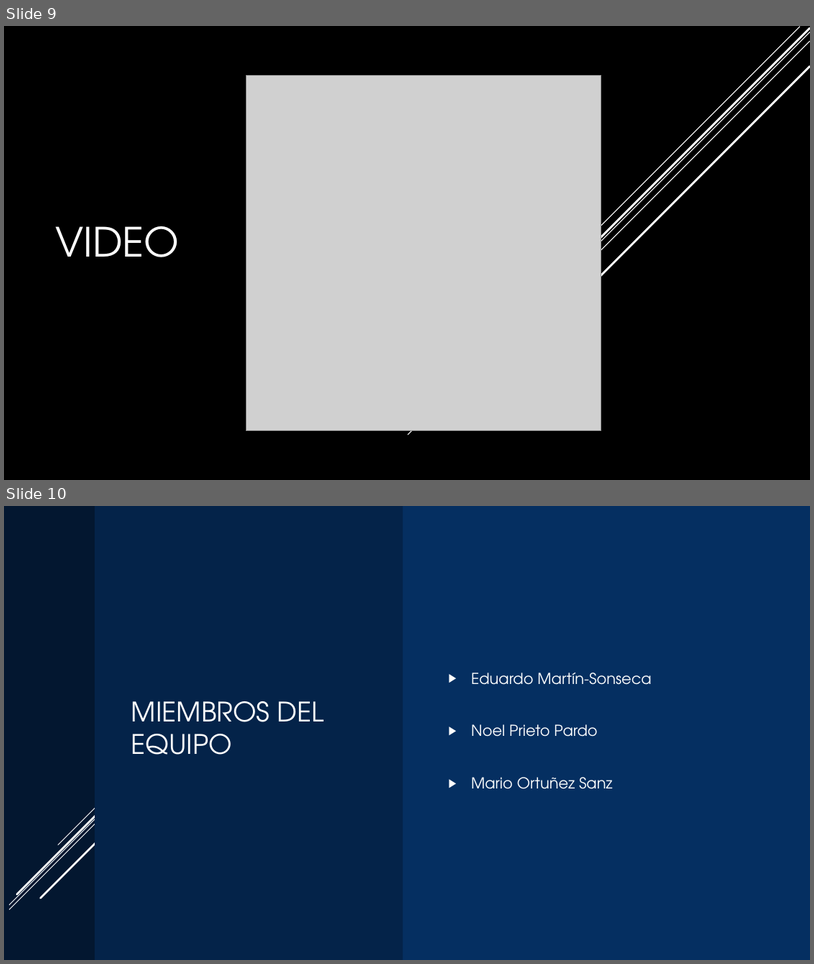
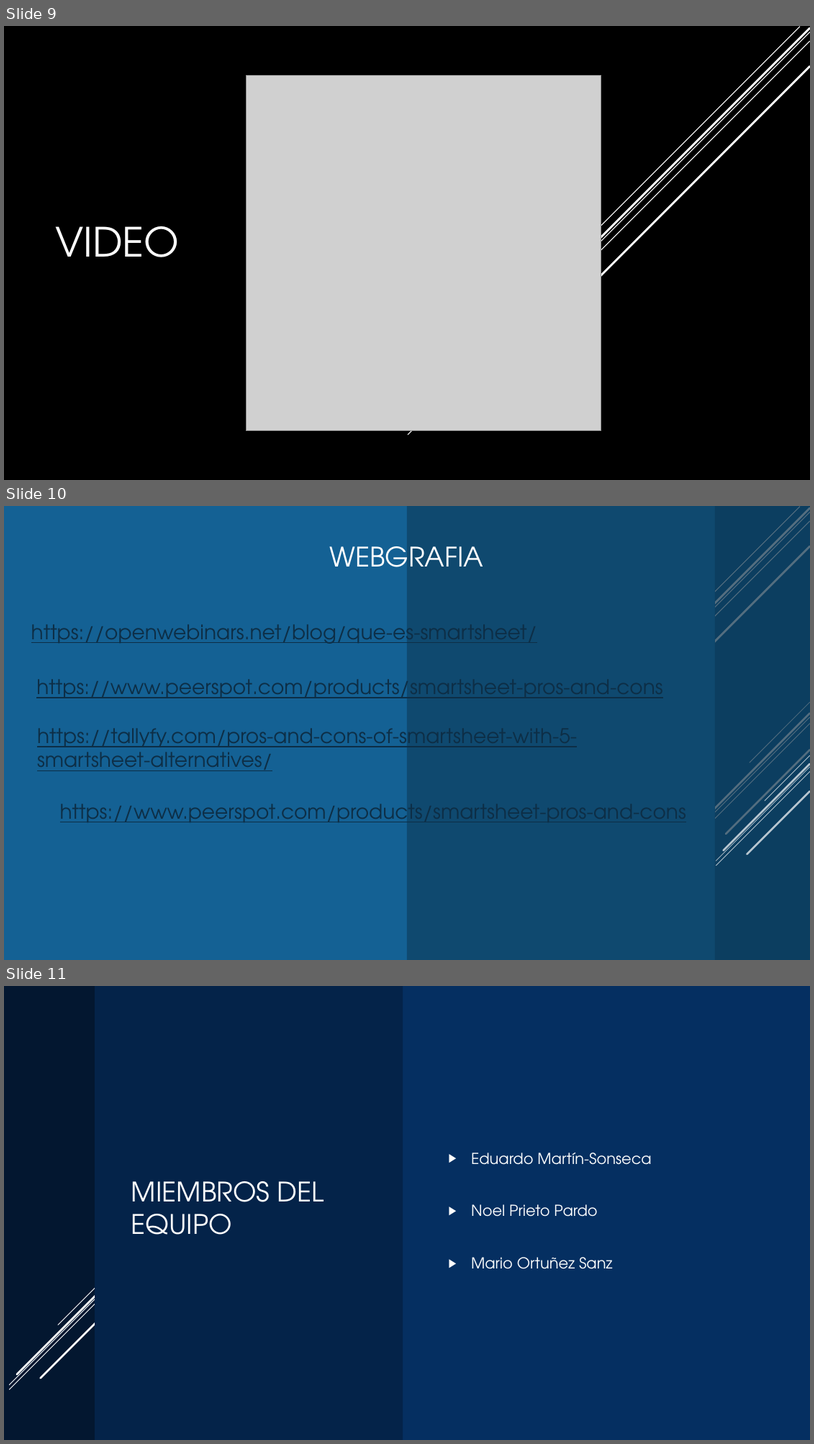
Before and after one commit to maraloeDev/Grado_SuperiorDAM, a slide deck: Entornos de Desarrollo/1º Evaluación/Pacticas/Practica2/Tareas/PowerPont SmartSheet/Presentación SmartSheet.pptx. Shown one above the other, each under a label of ours: slides 9 and 10 before the commit, slides 9, 10 and 11 after it. The pictures are 814x964 and 814x1444 pixels, drawn with LibreOffice and Linux fonts; fonts in the diff are those of the drawing; grey boxes stand for pictures; background and template pictures are left out. Boxes give left, top, right and bottom in pixels: in the first picture for what was removed or moved away, otherwise in the second. Text is boxed around its words. In the diff, an @@ line names an element or a change of style, - is before the commit and + after.

```diff
--- a/Entornos de Desarrollo/1º Evaluación/Pacticas/Practica2/Tareas/PowerPont SmartSheet/Presentación SmartSheet.pptx
+++ b/Entornos de Desarrollo/1º Evaluación/Pacticas/Practica2/Tareas/PowerPont SmartSheet/Presentación SmartSheet.pptx
@@ slide 10 added at [4,506,810,960], background #146194; not listed: 5 template elements that a slide beside it also shows @@
@@ rectangle added at [407,506,715,960], fill #0F496F @@
@@ rectangle added at [715,506,810,960], fill #0A304A at 70% opacity @@
@@ text added at [329,546,484,567], 32 pt, text #FFFFFF @@
+WEBGRAFIA
@@ text added at [31,624,538,644], 24 pt, text #0D2E46, underline @@
+https://openwebinars.net/blog/que-es-smartsheet/
@@ text added at [36,680,663,698], 24 pt, text #0D2E46, underline @@
+https://www.peerspot.com/products/smartsheet-pros-and-cons
@@ text added at [37,728,577,771], 24 pt, text #0D2E46, underline @@
+https://tallyfy.com/pros-and-cons-of-smartsheet-with-5-smartsheet-alternatives/
@@ group added at [613,702,810,914]: 5 lines @@
@@ text added at [60,804,687,822], 24 pt, text #0D2E46, underline @@
+https://www.peerspot.com/products/smartsheet-pros-and-cons
@@ group added at [717,755,810,865]: 5 lines @@
@@ what was slide 10 is now slide 11 @@
```
Also in this commit, not shown: 11 other files.
